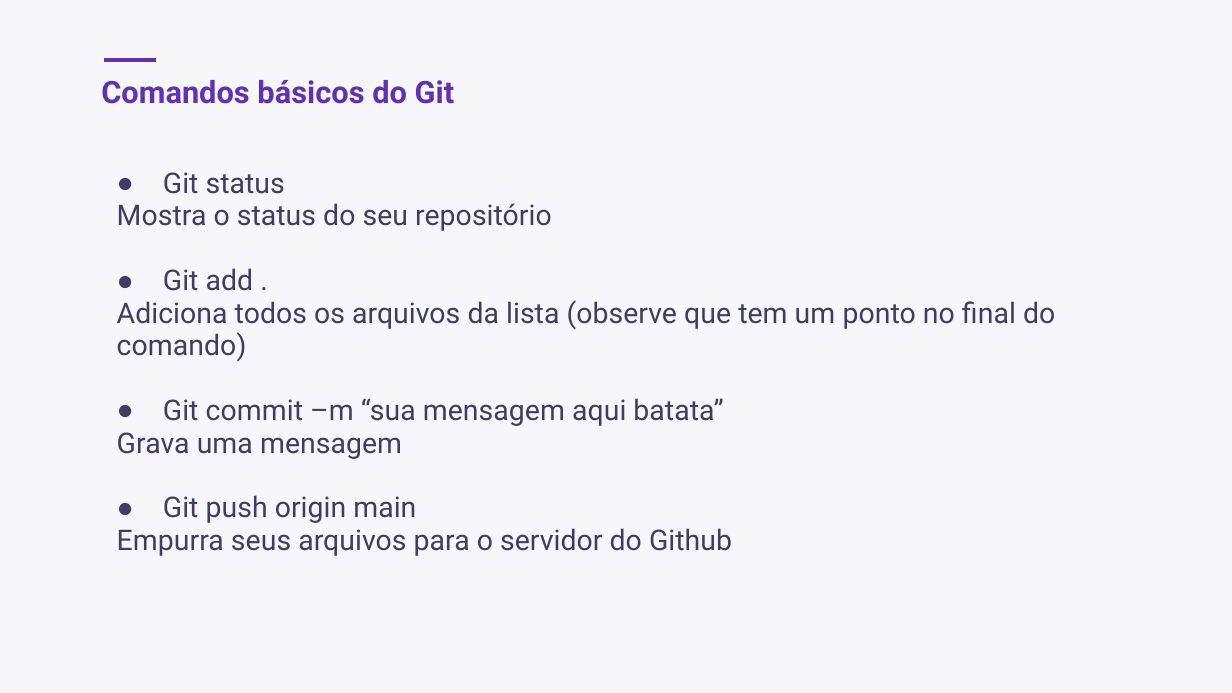
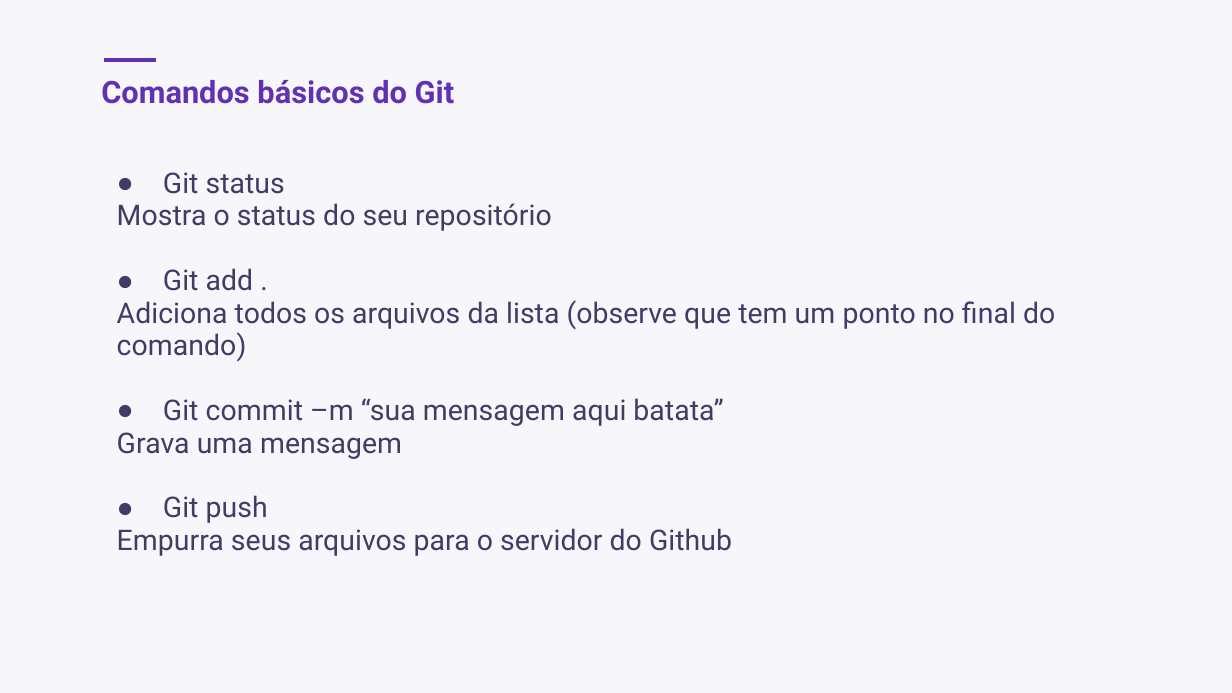
Before and after one commit to douglasguimarae/material-aula01-backend, a slide deck: slide 24 of Aula02- 13-08-2021.pptx (slide 22 before the commit). Drawn at 1232x693 pixels with LibreOffice and Linux fonts; fonts in the diff are those of the drawing. Boxes give left, top, right and bottom in pixels: in the first picture for what was removed or moved away, otherwise in the second. Text is boxed around its words. In the diff, an @@ line names an element or a change of style, - is before the commit and + after.

Commit message:
Adicionei novos comandos git

```diff
--- a/Aula02- 13-08-2021.pptx
+++ b/Aula02- 13-08-2021.pptx
@@ text at (163, 495, 268, 523): text changed @@
-● Git push origin main
+● Git push
```
Also in this commit, not shown: 3 other slides changed, 2 slides added.
